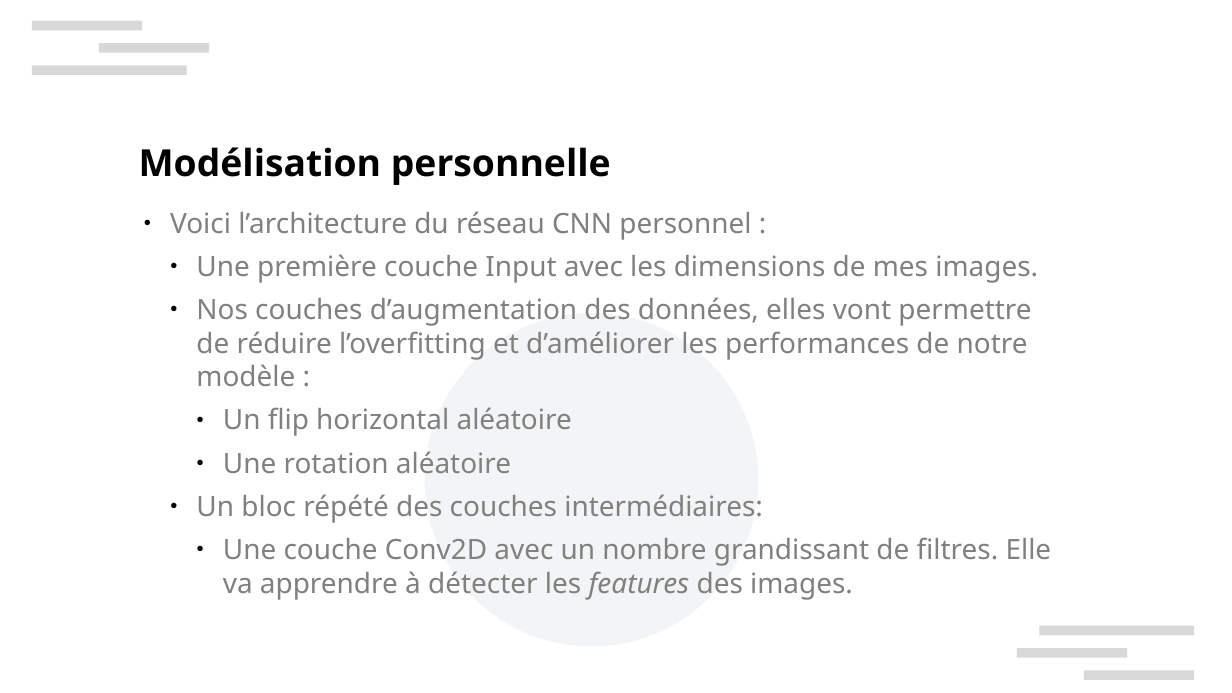
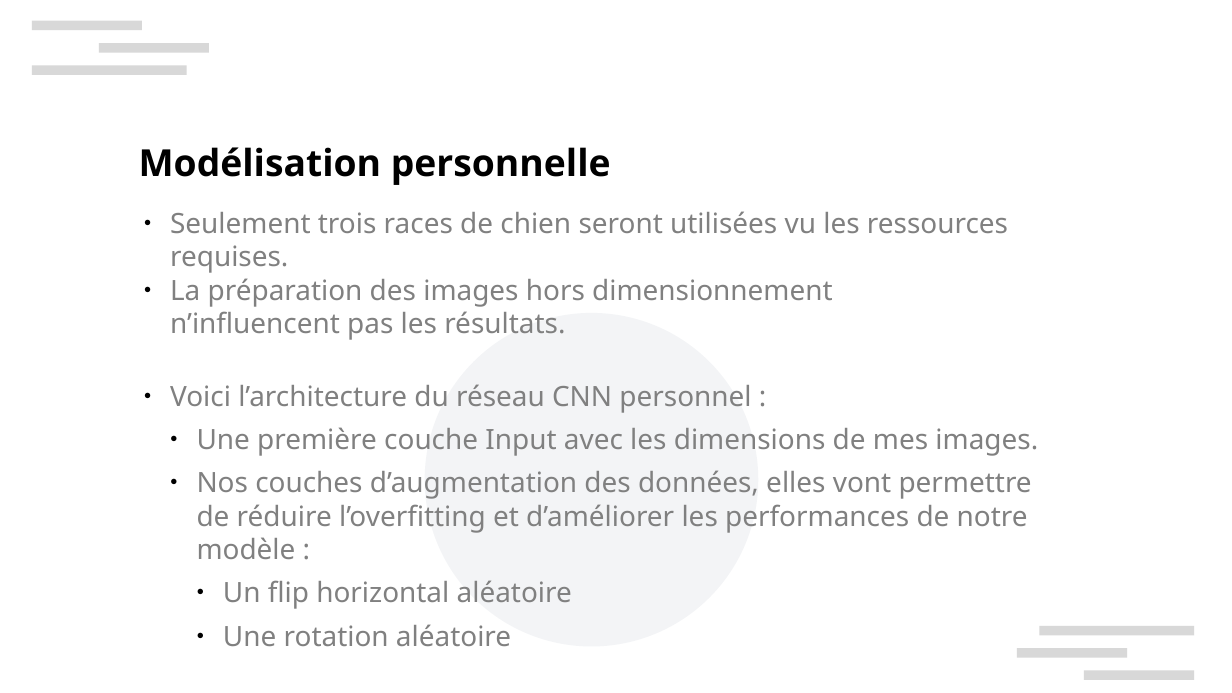
Before and after one commit to xbarrelet/ml-project-6, a slide deck: slide 8 of Barrelet_Xavier_5_presentation_092024.pptx. Drawn at 1232x693 pixels with LibreOffice and Linux fonts; fonts in the diff are those of the drawing; background and template pictures are left out. Boxes give left, top, right and bottom in pixels: in the first picture for what was removed or moved away, otherwise in the second. Text is boxed around its words. In the diff, an @@ line names an element or a change of style, - is before the commit and + after.

```diff
--- a/Barrelet_Xavier_5_presentation_092024.pptx
+++ b/Barrelet_Xavier_5_presentation_092024.pptx
@@ text at (x1=170, y1=211, x2=1008, y2=340): paragraphs added @@
+● Seulement trois races de chien seront utilisées vu les ressources
+  requises.
+● La préparation des images hors dimensionnement
+  n’influencent pas les résultats.
@@ text at (x1=196, y1=494, x2=1052, y2=600): paragraphs removed @@
-  ● Un bloc répété des couches intermédiaires:
-    ● Une couche Conv2D avec un nombre grandissant de filtres. Elle va apprendre à détecter les features des images.
```
Also in this commit, not shown: 4 other slides changed, 2 other files.
